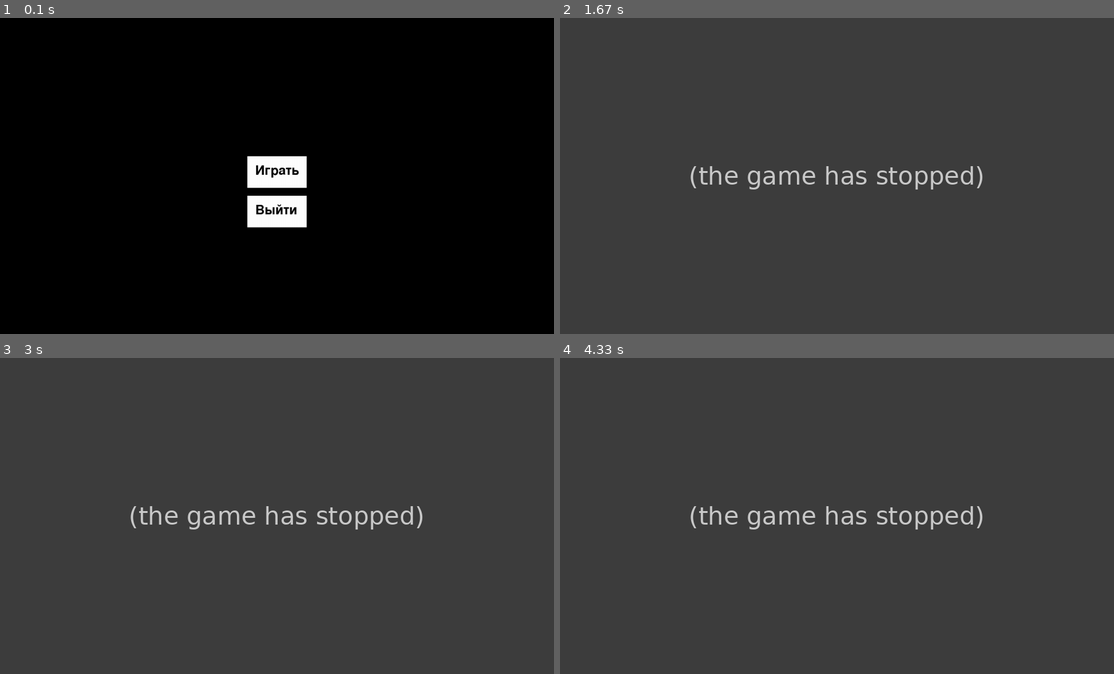
Above: before the commit, frames 1-4 (two rows, left to right).
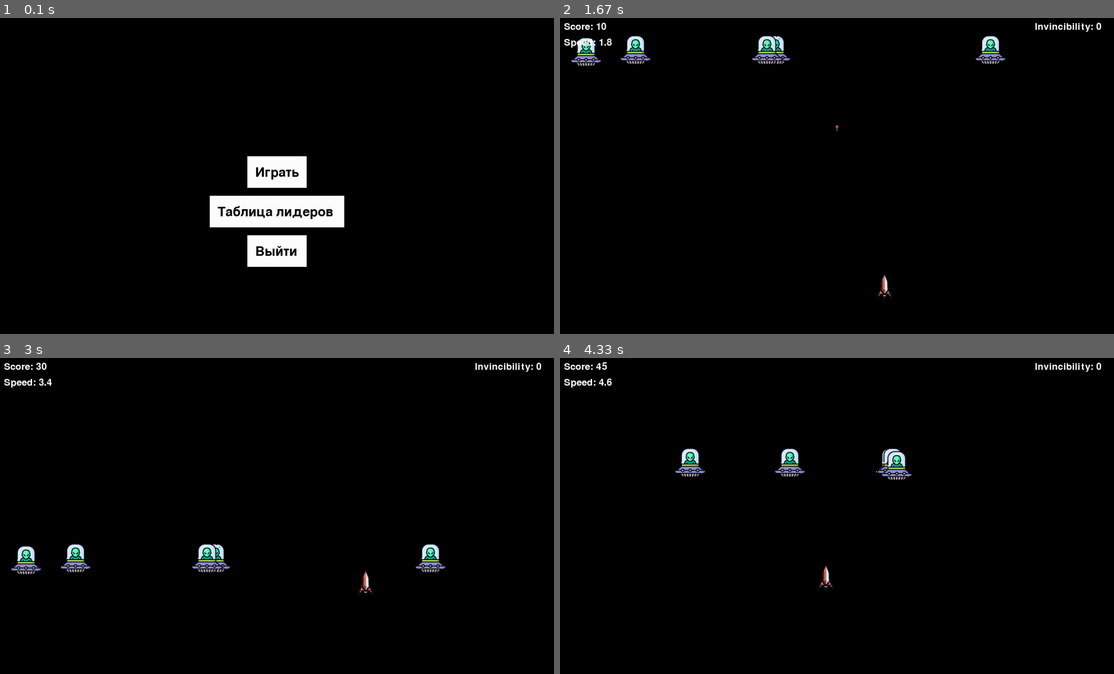
Above: after the commit, the same moments.

Repository: BoBon7/Pygame_code_wars
Game: pygame game, started from main.py
Same seed, same stepped clock (60 frames per second), same inputs: the game is played once before the commit and once after it.
Inputs (mouse positions are in pixels of both pictures, inside the frame that each line leads up to):
- Up to frame 1 (0.1 s): no input
- Up to frame 2 (1.67 s): click (837, 210) at 0.38 s, where only the run after the commit has a clickable "Таблица лидеров"; click "Играть" at 0.72 s; click (1014, 166) at 1.05 s; hold D from 1.33 s (still down)
- Up to frame 3 (3 s): release D at 1.8 s; hold W 1.83-2.13 s; hold D 2.17-2.63 s; hold A from 2.67 s (still down)
- Up to frame 4 (4.33 s): release A at 3.2 s; hold S 3.23-3.53 s; hold A 3.57-3.97 s; hold W from 4 s (still down)

The runs differ from the first frame. In frame 1, 2.7% of the frame differs, in the area x 37-63%, y 46-79%; in frame 2, 100%; in frame 3, 100%; in frame 4, 100%, in the area x 0-100%, y 0-100%.
Before the commit the program exited at 0.38 s; later frames show no game.

Commit message:
added game-mode score and score blit

Diff:
--- a/main.py
+++ b/main.py
@@ -163,7 +163,7 @@
     def draw(self, screen):
         pygame.draw.rect(screen, self.color, self.rect)
         text_surface = self.font.render(self.text, True, BLACK)
-        screen.blit(text_surface, (self.rect.x + 20, self.rect.y + 20))
+        screen.blit(text_surface, (self.rect.x + 20, self.rect.y + 25))
 
     def is_clicked(self, pos):
         return self.rect.collidepoint(pos)
@@ -173,12 +173,14 @@
 def main_menu():
     global game_mode
     play_button = Button(WIDTH // 2 - 150 // 2, HEIGHT // 2 - 50, 150, 80, "Играть")
-    exit_button = Button(WIDTH // 2 - 150 // 2, HEIGHT // 2 + 50, 150, 80, "Выйти")
+    score_button = Button(WIDTH // 2 - 340 // 2, HEIGHT // 2 + 50, 340, 80, "Таблица лидеров")
+    exit_button = Button(WIDTH // 2 - 150 // 2, HEIGHT // 2 + 150, 150, 80, "Выйти")
     menu_running = True
 
     while menu_running:
         screen.fill(BLACK)
         play_button.draw(screen)
+        score_button.draw(screen)
         exit_button.draw(screen)
 
         for event in pygame.event.get():
@@ -189,9 +191,12 @@
                 if play_button.is_clicked(event.pos):
                     game_mode = "game"
                     return
-                if exit_button.is_clicked(event.pos):
+                elif exit_button.is_clicked(event.pos):
                     pygame.quit()
                     quit()
+                elif score_button.is_clicked(event.pos):
+                    game_mode = "score"
+                    return
 
         pygame.display.flip()
         clock.tick(FPS)
@@ -209,12 +214,14 @@
 def lose_menu():
     global game_mode
     play_button = Button(WIDTH // 2 - 270 // 2, HEIGHT // 2 - 50, 270, 80, "Играть снова")
-    exit_button = Button(WIDTH // 2 - 150 // 2, HEIGHT // 2 + 50, 150, 80, "Выйти")
+    score_button = Button(WIDTH // 2 - 340 // 2, HEIGHT // 2 + 50, 340, 80, "Таблица лидеров")
+    exit_button = Button(WIDTH // 2 - 150 // 2, HEIGHT // 2 + 150, 150, 80, "Выйти")
     menu_running = True
 
     while menu_running:
         screen.fill(BLACK)
         play_button.draw(screen)
+        score_button.draw(screen)
         exit_button.draw(screen)
 
         for event in pygame.event.get():
@@ -226,7 +233,47 @@
                     game_mode = "game"
                     reset()
                     return
-                if exit_button.is_clicked(event.pos):
+                elif exit_button.is_clicked(event.pos):
+                    pygame.quit()
+                    quit()
+                elif score_button.is_clicked(event.pos):
+                    game_mode = "score"
+                    return
+
+        pygame.display.flip()
+        clock.tick(FPS)
+
+
+def score_menu():
+    global game_mode
+    play_button = Button(WIDTH // 2 - 150 // 2, HEIGHT // 2 + 150, 150, 80, "Играть")
+    exit_button = Button(WIDTH // 2 - 150 // 2, HEIGHT // 2 + 250, 150, 80, "Выйти")
+    menu_running = True
+    font = pygame.font.SysFont(None, 48)
+    with open("score.txt", "r", encoding="utf-8") as file:
+        score_list = file.readlines()
+    score_list = [int(score[:-1]) for score in score_list]
+    score_list.sort(reverse=True)
+    while menu_running:
+        screen.fill(BLACK)
+        score_y = 10
+        for score in score_list[:10]:
+            score_text = font.render(f"Score: {score}", True, WHITE)
+            screen.blit(score_text, (WIDTH // 2 - 65, score_y))
+            score_y += 40
+        play_button.draw(screen)
+        exit_button.draw(screen)
+
+        for event in pygame.event.get():
+            if event.type == pygame.QUIT:
+                pygame.quit()
+                quit()
+            elif event.type == pygame.MOUSEBUTTONDOWN and event.button == 1:
+                if play_button.is_clicked(event.pos):
+                    game_mode = "game"
+                    reset()
+                    return
+                elif exit_button.is_clicked(event.pos):
                     pygame.quit()
                     quit()
 
@@ -297,8 +344,10 @@
 while running:
     if game_mode == "menu":
         main_menu()
-    elif game_mode == "lose":
+    if game_mode == "lose":
         lose_menu()
+    if game_mode == "score":
+        score_menu()
     clock.tick(FPS)
     bonus_timer += 1
 
@@ -335,6 +384,8 @@
 
     # Проверка столкновений с препятствиями
     if check_collisions(player, obstacles):
+        with open("score.txt", "a", encoding="utf-8") as file:
+            file.write(f"{player.score}\n")
         game_mode = "lose"
 
     # Рендеринг объектов
--- /dev/null
+++ b/score.txt
@@ -0,0 +1,14 @@
+1
+5
+6
+3
+4
+5
+6
+7
+8
+9
+40
+41
+20
+0
--- a/tasks_file.py
+++ /dev/null
@@ -1,81 +0,0 @@
-import random
-
-def generate_simple_task():
-    tasks = [
-        ("Создать переменную x со значением {}", "{}"),
-        ("Написать цикл от 1 до {}", "for i in range(1, {}): pass"),
-        ("Создать функцию для возврата суммы {} и {}", "def sum(a, b): return a + b"),
-        ("Вывести строку 'Hello, World!'", "print('Hello, World!')"),
-        ("Умножить {} на {} и вывести результат", "print({} * {})"),
-        ("Создать список из {} элементов и вывести его первый элемент", "lst = list(range({})); print(lst[0])"),
-        ("Написать программу, которая возвращает максимальное из {} и {}", "print(max({}, {}))"),
-        ("Присвоить переменной результат выражения {} + {} и вывести его", "x = {} + {}; print(x)")
-    ]
-    x = random.randint(1, 10)
-    y = random.randint(1, 10)
-    task, solution = random.choice(tasks)
-    return task.format(x, y), solution.format(x, y)
-
-def generate_medium_task():
-    tasks = [
-        ("Написать функцию для нахождения факториала числа {}", "def factorial(n): return 1 if n == 0 else n * factorial(n - 1)"),
-        ("Создать список из {} элементов и отсортировать его", "lst = list(range({}, 0, -1)); lst.sort(); print(lst)"),
-        ("Реализовать функцию для вычисления числа Фибоначчи с номером {}", "def fibonacci(n): return n if n <= 1 else fibonacci(n-1) + fibonacci(n-2)"),
-        ("Написать функцию для сортировки списка из {} случайных чисел", "import random; lst = [random.randint(0, 100) for _ in range({})]; lst.sort(); print(lst)"),
-        ("Создать словарь с {} ключами и произвольными значениями", "dct = {{i: i+1 for i in range({})}}; print(dct)"),
-        ("Реализовать программу для поиска суммы всех четных чисел до {}", "print(sum(i for i in range(1, {}) if i % 2 == 0))"),
-        ("Создать список чисел и вывести сумму его элементов, кратных {}", "lst = list(range(1, 100)); print(sum(i for i in lst if i % {} == 0))"),
-        ("Написать функцию для нахождения НОД чисел {} и {}", "import math; print(math.gcd({}, {}))")
-    ]
-    x = random.randint(3, 10)
-    y = random.randint(3, 10)
-    task, solution = random.choice(tasks)
-    return task.format(x, y), solution.format(x, y)
-
-def generate_hard_task():
-    tasks = [
-        ("Реализовать рекурсивную функцию для нахождения всех подмножеств множества", "def subsets(lst): if not lst: return [[]]; res = subsets(lst[1:]); return res + [[lst[0]] + r for r in res]"),
-        ("Создать класс для описания автомобиля с атрибутами {} и методами {}", "class Car:\n    def __init__(self, {}):\n        self.{} = None\n    def {}(self):\n        pass"),
-        ("Написать программу для нахождения всех простых чисел до числа {}", "def is_prime(n): return all(n % i != 0 for i in range(2, int(n**0.5)+1)); primes = [i for i in range(2, {}) if is_prime(i)]; print(primes)"),
-        ("Реализовать игру 'Угадай число' с пользовательским вводом", "import random; num = random.randint(1, 100); guess = int(input('Угадайте число: ')); while guess != num: guess = int(input('Попробуйте снова: '))"),
-        ("Написать программу для парсинга HTML-страницы и поиска всех ссылок", "import re; import requests; html = requests.get('http://example.com').text; links = re.findall(r'<a href=\"(.*?)\"', html); print(links)"),
-        ("Создать класс 'Студент' с методами для добавления и вывода оценок", "class Student:\n    def __init__(self, name): self.name = name; self.grades = []\n    def add_grade(self, grade): self.grades.append(grade)\n    def show_grades(self): print(self.grades)"),
-        ("Написать программу для поиска всех подстрок в строке", "s = 'abc'; subs = [s[i:j] for i in range(len(s)) for j in range(i+1, len(s)+1)]; print(subs)"),
-        ("Реализовать задачу на обратную польскую запись", "def rpn(e): stack = []; for i in e.split(): stack.append(i) if i.isdigit() else stack.append(eval(f'{stack.pop(-2)}{i}{stack.pop()}')); return stack[0]; print(rpn('3 4 + 2 *'))")
-    ]
-    attr = ['марка', 'модель', 'год выпуска']
-    methods = ['завести', 'остановить', 'показать характеристики']
-    x = random.randint(50, 100)
-    task, solution = random.choice(tasks)
-    return task.format(x, random.choice(attr), random.choice(methods)), solution
-
-def generate_task_by_level(level):
-    if level <= 5:
-        return generate_simple_task()
-    elif 6 <= level <= 10:
-        return generate_medium_task()
-    else:
-        return generate_hard_task()
-
-def generate_unique_tasks(num_tasks):
-    simple_tasks = set()
-    medium_tasks = set()
-    hard_tasks = set()
-
-    while len(simple_tasks) < 8:
-        simple_tasks.add(generate_simple_task())
-
-    while len(medium_tasks) < 8:
-        medium_tasks.add(generate_medium_task())
-
-    while len(hard_tasks) < 8:
-        hard_tasks.add(generate_hard_task())
-
-    return list(simple_tasks) + list(medium_tasks) + list(hard_tasks)
-
-# Генерация базы из 24 уникальных задач (по 8 каждого уровня) с ответами
-tasks_base = generate_unique_tasks(24)
-for idx, (task, solution) in enumerate(tasks_base, 1):
-    print(f"Задача {idx}: {task}")
-    print(f"Правильное решение: {solution}")
-    print()
